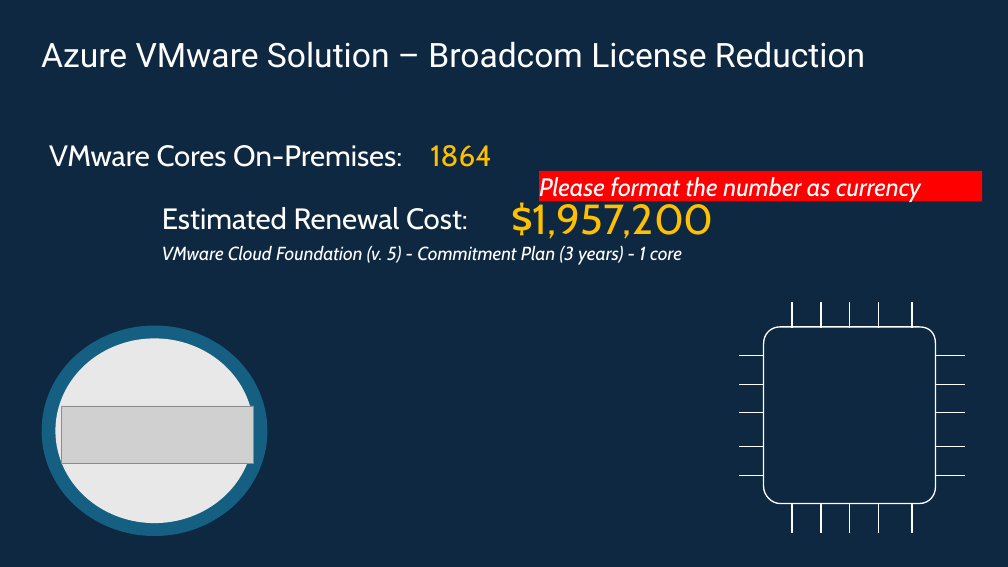
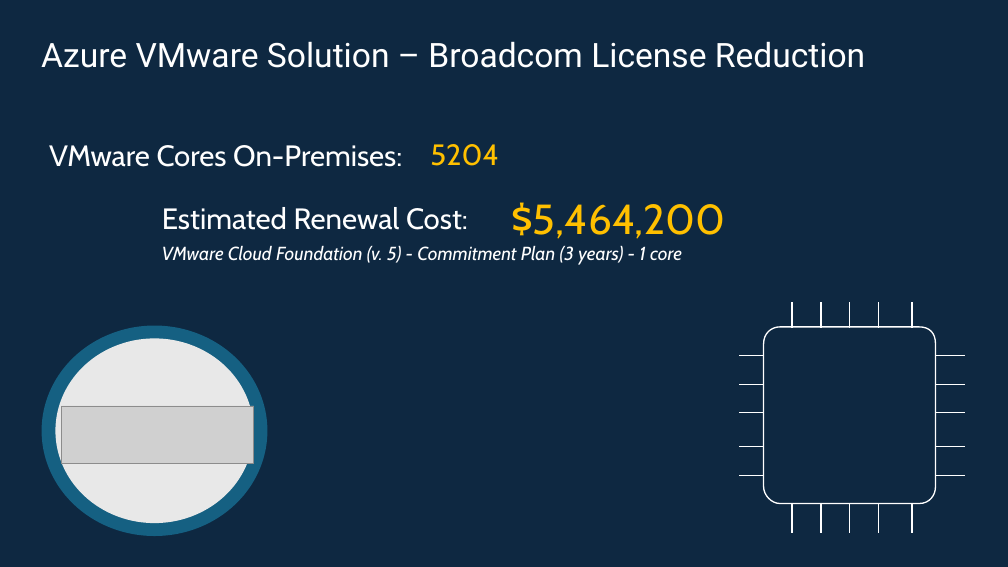
Before and after one commit to Trevor-Davis/Azure-VMware-Solution, a slide deck: slide 9 of AVS-Sizer/AVSDemandGen.pptm. Drawn at 1008x567 pixels with LibreOffice and Linux fonts; fonts in the diff are those of the drawing; grey boxes stand for pictures. Boxes give left, top, right and bottom in pixels: in the first picture for what was removed or moved away, otherwise in the second. Text is boxed around its words. In the diff, an @@ line names an element or a change of style, - is before the commit and + after.

```diff
--- a/AVS-Sizer/AVSDemandGen.pptm
+++ b/AVS-Sizer/AVSDemandGen.pptm
@@ text at (x1=430, y1=144, x2=499, y2=166): text changed @@
-1864
+5204
@@ rectangle removed at (x1=539, y1=171, x2=982, y2=201) @@
-Please format the number as currency
@@ text at (x1=511, y1=202, x2=725, y2=239): text changed @@
-$1,957,200
+$5,464,200
```
Also in this commit, not shown: 8 other slides changed, 5 other files.
